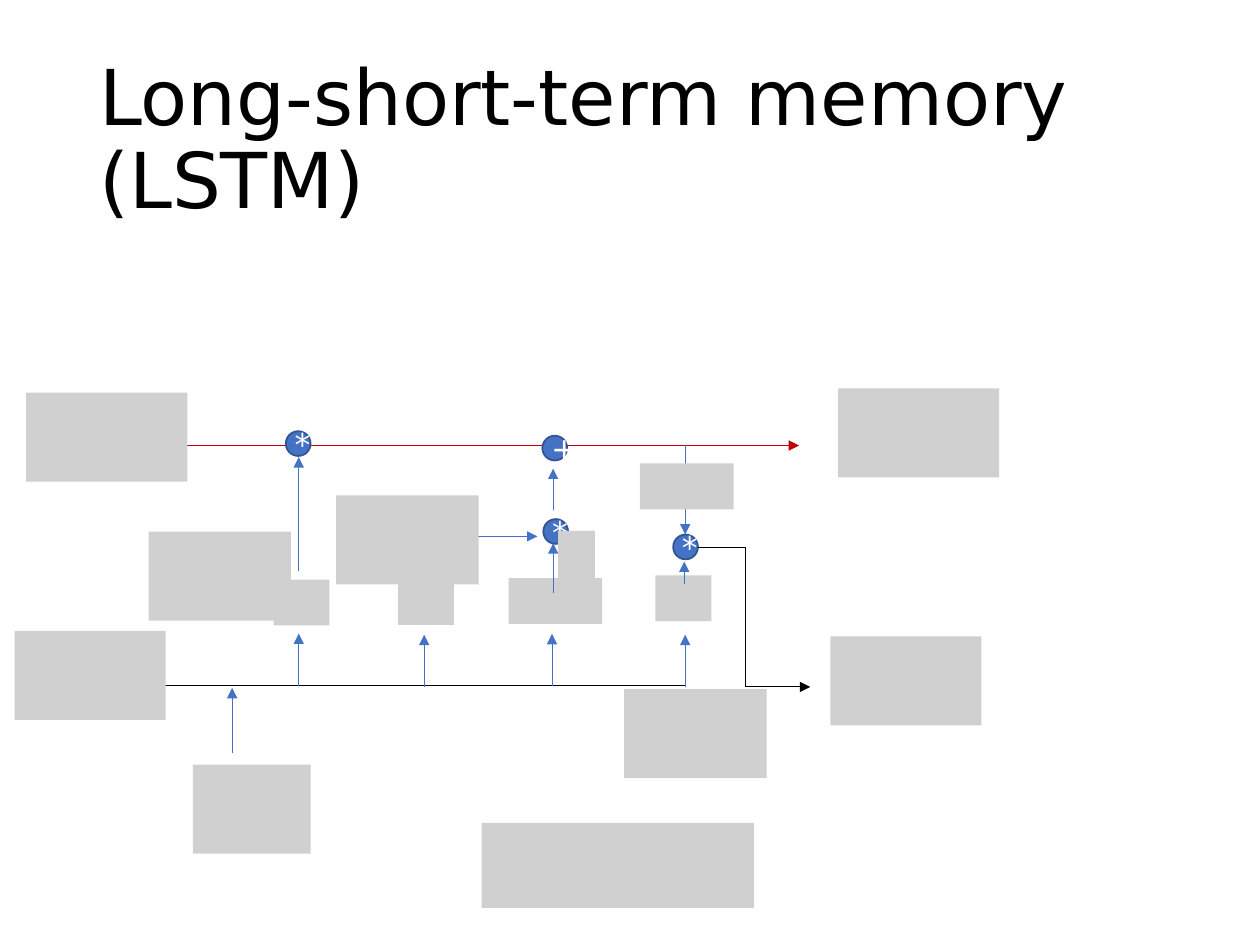
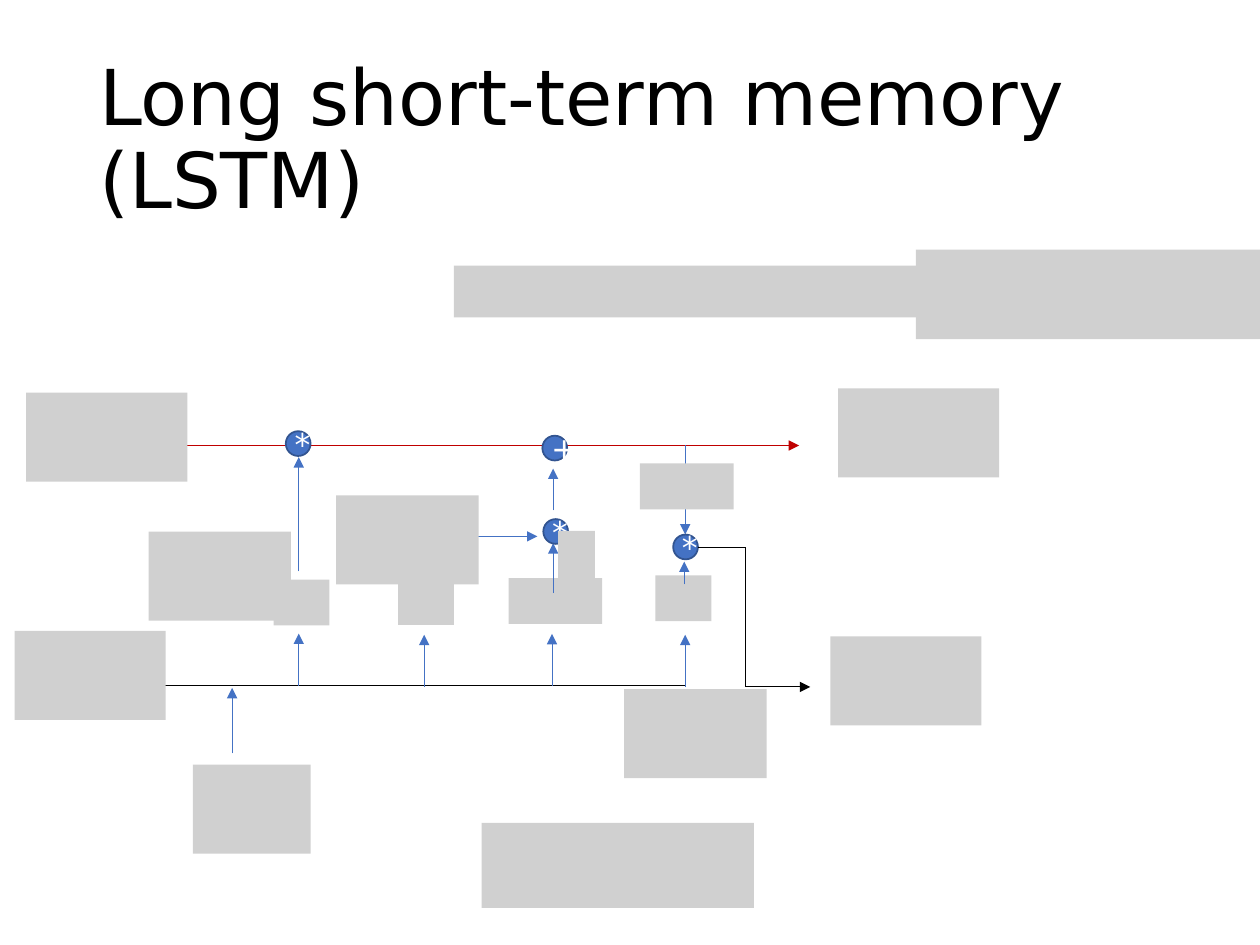
Before and after one commit to phywjs/phywjs.github.io, a slide deck: slide 14 of AIS5103/ML-slide-8.pptx (slide 12 before the commit). Drawn at 1260x945 pixels with LibreOffice and Linux fonts; fonts in the diff are those of the drawing; grey boxes stand for pictures. Boxes give left, top, right and bottom in pixels: in the first picture for what was removed or moved away, otherwise in the second. Text is boxed around its words. In the diff, an @@ line names an element or a change of style, - is before the commit and + after.

```diff
--- a/AIS5103/ML-slide-8.pptx
+++ b/AIS5103/ML-slide-8.pptx
@@ title at bbox=[99, 66, 1065, 218]: text changed @@
-Long-short-term memory (LSTM)
+Long short-term memory (LSTM)
@@ picture added at bbox=[454, 266, 922, 318] @@
@@ picture added at bbox=[916, 249, 1260, 339] @@
```
Also in this commit, not shown: 9 other slides changed, 5 slides added, 2 other files.
